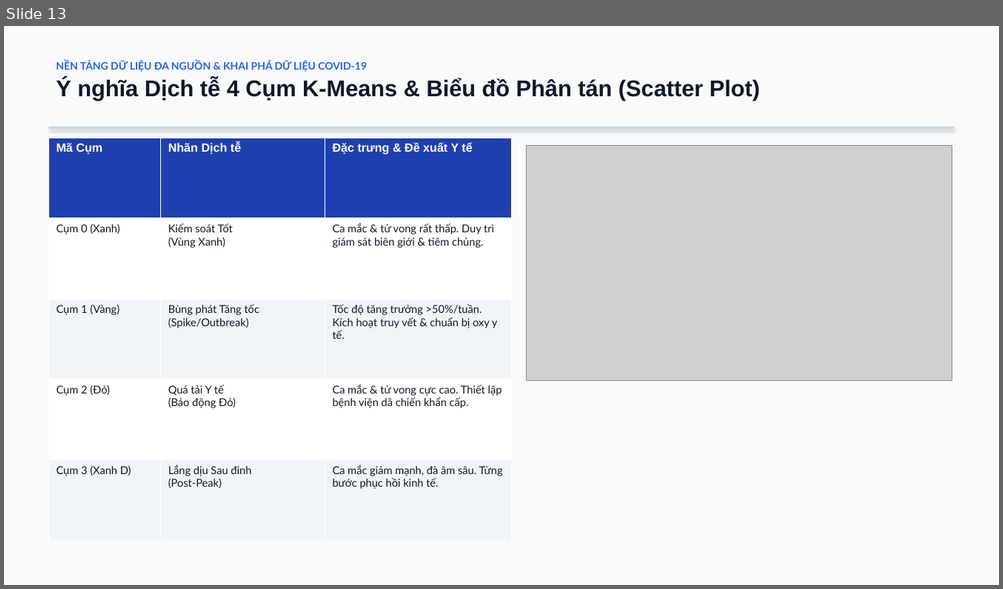
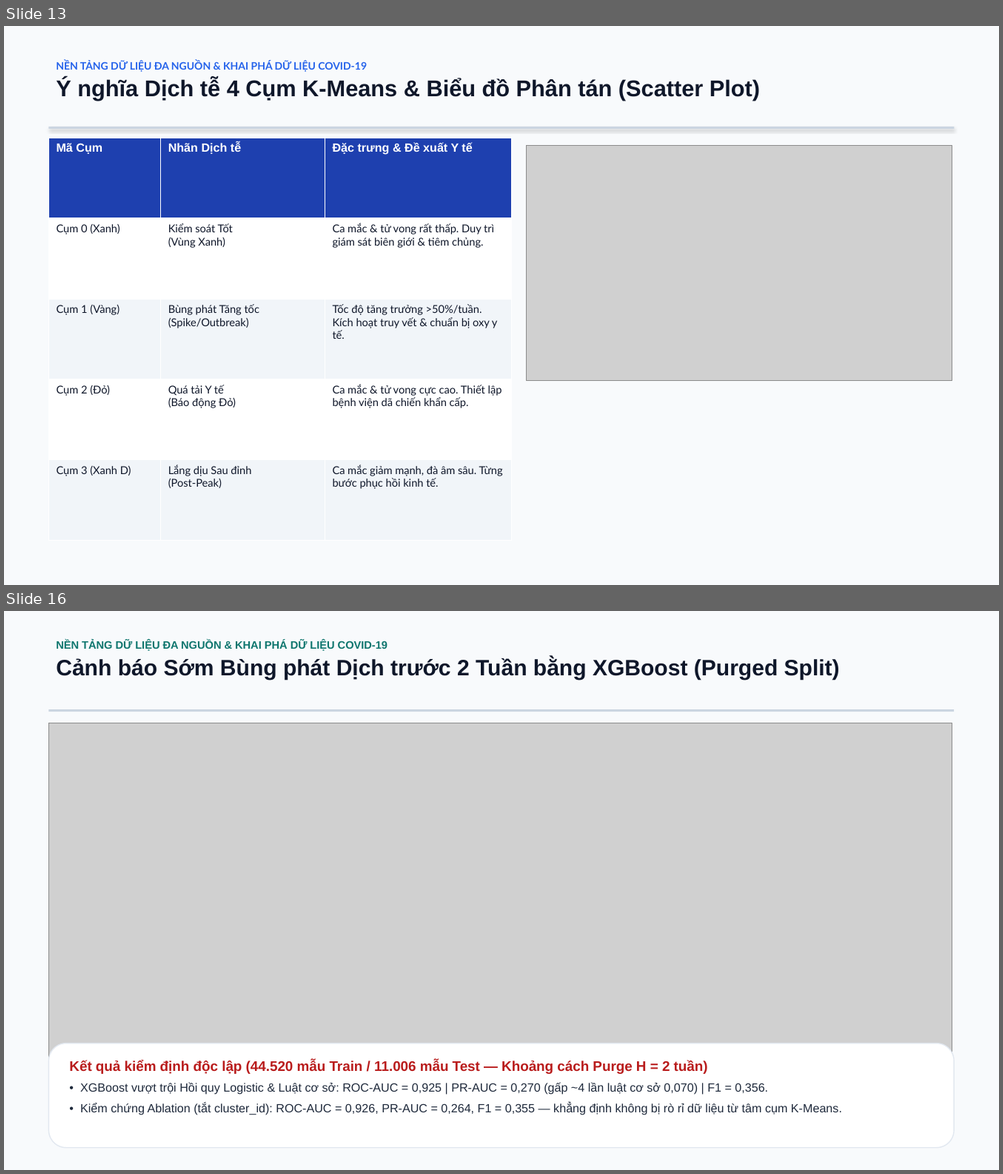
Before and after one commit to ninhduo263/global-health-data-platform, a slide deck: baocao/slide-datamining.pptx. Shown one above the other, each under a label of ours: slide 13 before the commit, slides 13 and 16 after it; the slides between them are not shown. The pictures are 1003x589 and 1003x1174 pixels, drawn with LibreOffice and Linux fonts; fonts in the diff are those of the drawing; grey boxes stand for pictures. Boxes give left, top, right and bottom in pixels: in the first picture for what was removed or moved away, otherwise in the second. Text is boxed around its words. In the diff, an @@ line names an element or a change of style, - is before the commit and + after.

```diff
--- a/baocao/slide-datamining.pptx
+++ b/baocao/slide-datamining.pptx
@@ slide 16 added at bbox=[4, 611, 999, 1170], background #F8FAFC @@
@@ text added at bbox=[56, 641, 839, 681], 21.5 pt, text #0F172A, bold @@
+NỀN TẢNG DỮ LIỆU ĐA NGUỒN & KHAI PHÁ DỮ LIỆU COVID-19
+Cảnh báo Sớm Bùng phát Dịch trước 2 Tuần bằng XGBoost (Purged Split)
@@ rectangle added at bbox=[48, 709, 954, 712], fill #CBD5E1 @@
@@ picture added at bbox=[48, 723, 951, 1077] @@
@@ rounded rectangle added at bbox=[48, 1044, 954, 1148], fill #FFFFFF, outline #E2E8F0 1 pt @@
@@ text added at bbox=[69, 1061, 842, 1116], 11.5 pt, text #1E293B @@
+Kết quả kiểm định độc lập (44.520 mẫu Train / 11.006 mẫu Test — Khoảng cách Purge H = 2 tuần)
+• XGBoost vượt trội Hồi quy Logistic & Luật cơ sở: ROC-AUC = 0,925 | PR-AUC = 0,270 (gấp ~4 lần luật cơ sở 0,070) | F1 = 0,356.
+• Kiểm chứng Ablation (tắt cluster_id): ROC-AUC = 0,926, PR-AUC = 0,264, F1 = 0,355 — khẳng định không bị rò rỉ dữ liệu từ tâm cụm K-Means.
```
Also in this commit, not shown: 2 slides changed, 3 other slides added, 2 other files.
